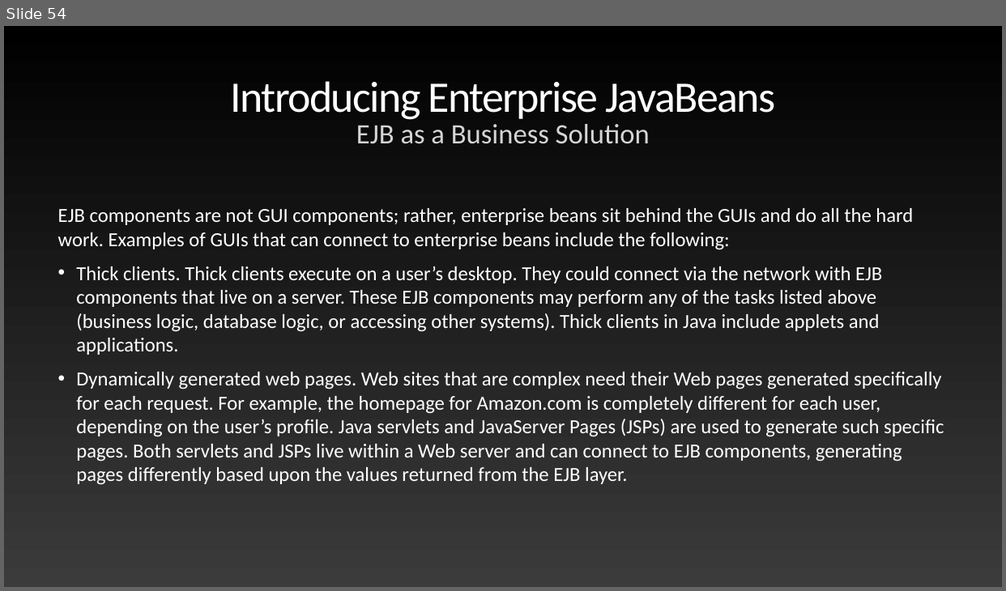
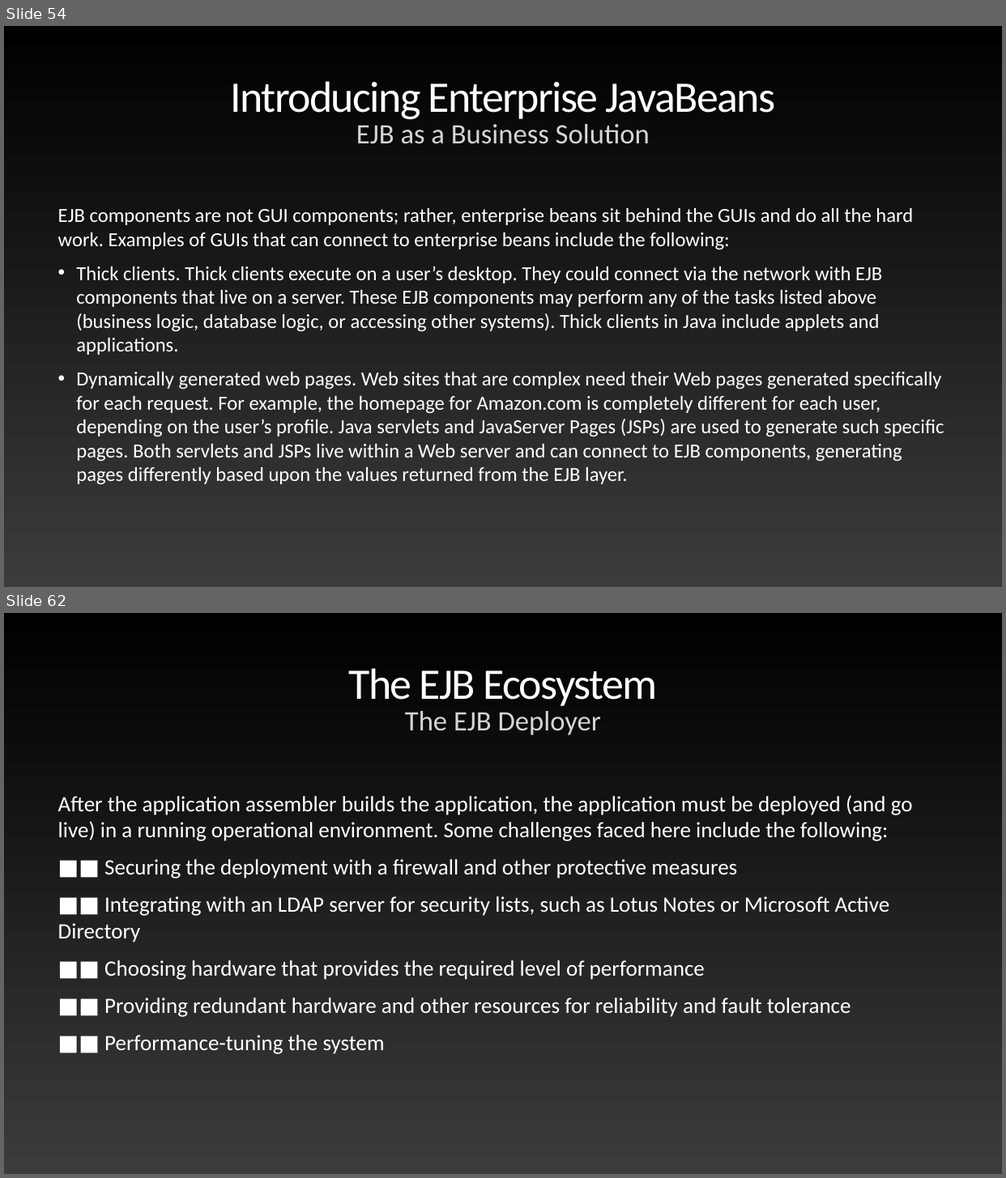
Before and after one commit to anmolrajaroraa/AdvJavaNov2020, a slide deck: Mastering Enterprise JavaBeans.pptx. Shown one above the other, each under a label of ours: slide 54 before the commit, slides 54 and 62 after it; the slides between them are not shown. The pictures are 1006x591 and 1006x1178 pixels, drawn with LibreOffice and Linux fonts; fonts in the diff are those of the drawing. Boxes give left, top, right and bottom in pixels: in the first picture for what was removed or moved away, otherwise in the second. Text is boxed around its words. In the diff, an @@ line names an element or a change of style, - is before the commit and + after.

```diff
--- a/Mastering Enterprise JavaBeans.pptx
+++ b/Mastering Enterprise JavaBeans.pptx
@@ slide 62 added at [4, 613, 1002, 1174], background gradient #000000 to #3B3B3B @@
@@ title added at [349, 668, 657, 706], 84 pt, text gradient #FFFFFF to #929292 @@
+The EJB Ecosystem
@@ text added at [405, 711, 601, 735], 54 pt, text #D5D5D5 @@
+The EJB Deployer
@@ text added at [58, 795, 913, 1054], 42.2 pt, text #FFFFFF @@
+After the application assembler builds the application, the application must be deployed (and go live) in a running operational environment. Some challenges faced here include the following:
+■■ Securing the deployment with a firewall and other protective measures
+■■ Integrating with an LDAP server for security lists, such as Lotus Notes or Microsoft Active Directory
+■■ Choosing hardware that provides the required level of performance
+■■ Providing redundant hardware and other resources for reliability and fault tolerance
+■■ Performance-tuning the system
```
Also in this commit, not shown: 87 other slides added.
